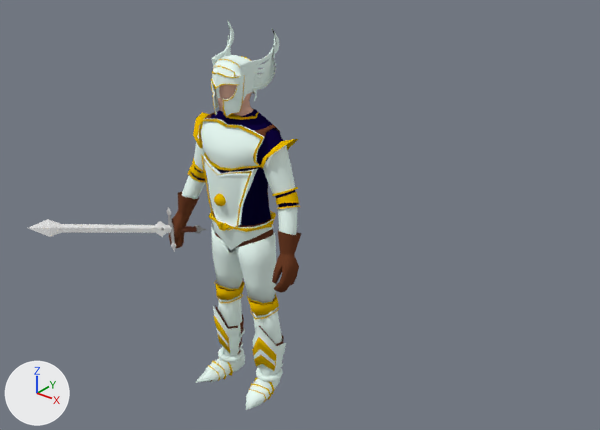
An edit to the Blender file 3D model/BodySword.blend, drawn before and after from the same camera.
Camera for both pictures: a 50 mm lens placed at (10.86, -11.57, 12.0), pointed at (1.41, 0.25, 4.67). The lights are fixed; the arrows at lower left show +X, +Y and +Z. Mesh edges are drawn as thin lines on the coarser meshes.

Objects in the first picture: 'Cube', 'Shirt Armor'.
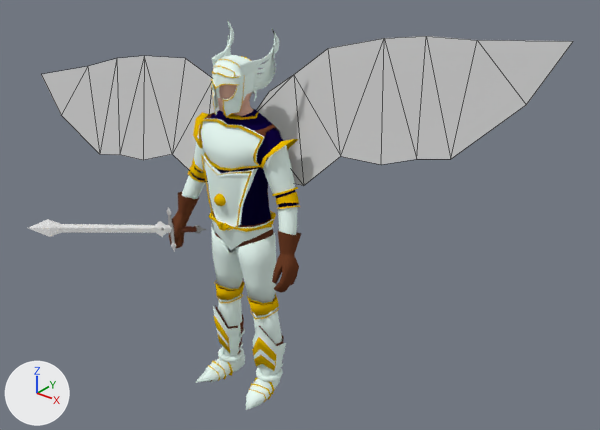
What changed in the scene script:
```text
Add mat_material__25:
    mat_material__25 = diffuse_material('Material #25')
    mat_material__25.base_color = (0.588, 0.588, 0.588)  # light grey #cacaca
Add me_untitled:
    me_untitled.from_pydata(...)  # 31 vertices, 28 faces; spans x -43.1..43.1, y 0.0, z -9.1..9.4
    me_untitled.materials.append(mat_material__25)  # its picture is missing
Add ob_angel_wings_01:
    ob_angel_wings_01 = bpy.data.objects.new('Angel-Wings-01', me_untitled)
    ob_angel_wings_01.location = (-0.28, 0.74, 6.24)
    ob_angel_wings_01.rotation_euler = (-0.343, -0.193, 0.128)  # degrees (-20, -11, 7.3)
    ob_angel_wings_01.scale = (0.152, 0.152, 0.152)
```

Location of each change, [x1, y1, x2, y2] in pixels of the pictures (600 x 430 px):
'Angel-Wings-01', added
    after: [41, 36, 573, 186]
